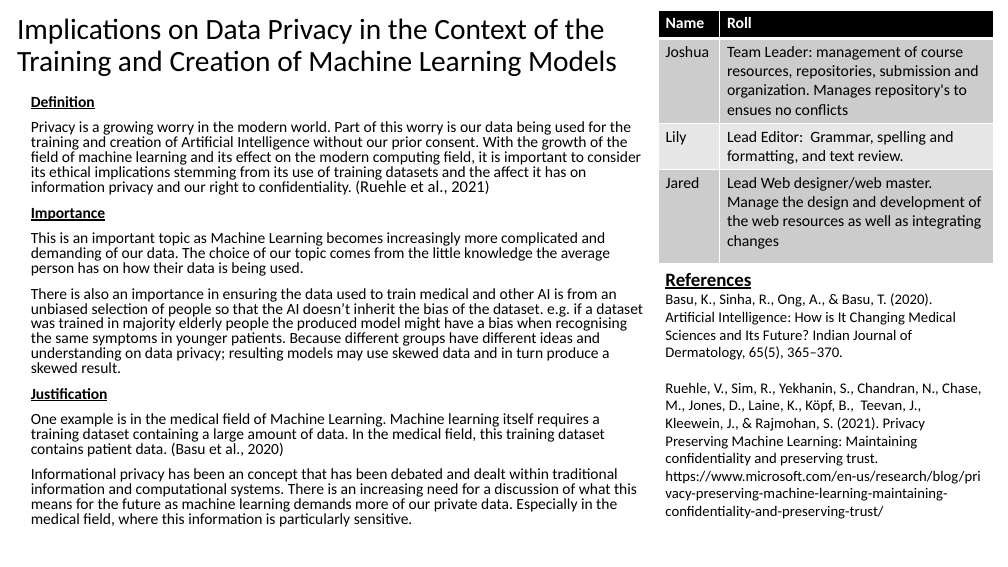
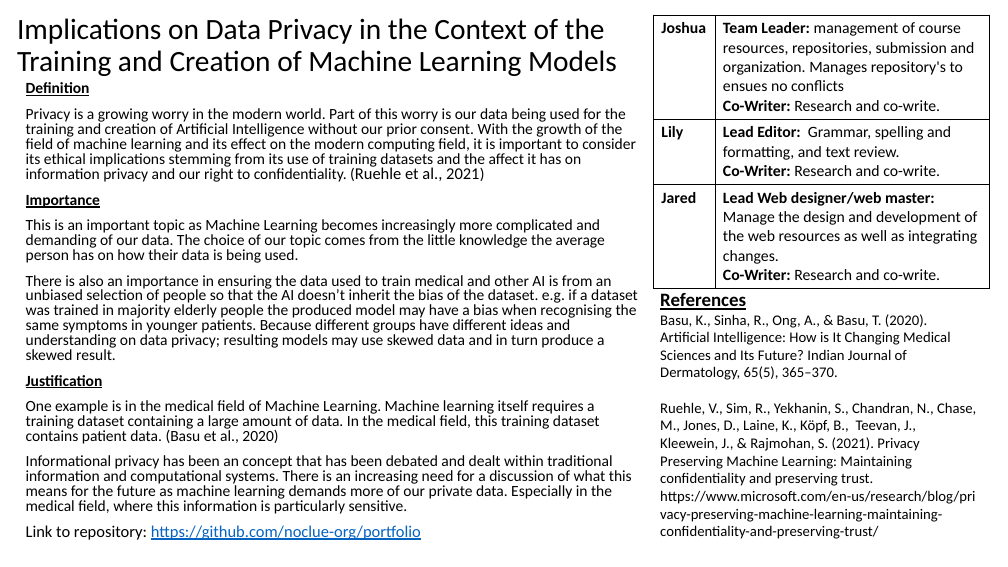
Before and after one commit to noclue-org/portfolio, a slide deck: slide 1 of Comp501_Stage3.pptx (slide 2 before the commit). Drawn at 1008x567 pixels with LibreOffice and Linux fonts; fonts in the diff are those of the drawing. Boxes give left, top, right and bottom in pixels: in the first picture for what was removed or moved away, otherwise in the second. Text is boxed around its words. In the diff, an @@ line names an element or a change of style, - is before the commit and + after.

```diff
--- a/Comp501_Stage3.pptx
+++ b/Comp501_Stage3.pptx
@@ table at bbox=[654, 15, 990, 284] @@
-row 1: Name | Roll
-row 2: Joshua | Team Leader: management of course resources, repositories, submission and organization. Manages repository's to ensues no conflicts
-row 3: Lily | Lead Editor: Grammar, spelling and formatting, and text review.
-row 4: Jared | Lead Web designer/web master. Manage the design and development of the web resources as well as integrating changes
+row 1: Joshua | Team Leader: management of course resources, repositories, submission and organization. Manages repository's to ensues no conflicts / Co-Writer: Research and co-write.
+row 2: Lily | Lead Editor: Grammar, spelling and formatting, and text review. / Co-Writer: Research and co-write.
+row 3: Jared | Lead Web designer/web master: Manage the design and development of the web resources as well as integrating changes. / Co-Writer: Research and co-write.
@@ table: place and size @@
-table at bbox=[658, 10, 994, 262]
+table at bbox=[654, 15, 990, 284]
@@ text "Definition": place and size @@
-text "Definition" at bbox=[31, 96, 643, 527]
+text "Definition" at bbox=[26, 82, 638, 540]
@@ text at bbox=[26, 275, 638, 360]: text changed @@
-There is also an importance in ensuring the data used to train medical and other AI is from an unbiased selection of people so that the AI doesn’t inherit the bias of the dataset. e.g. if a dataset was trained in majority elderly people the produced model might have a bias when recognising the same symptoms in younger patients. Because different groups have different ideas and understanding on data privacy; resulting models may use skewed data and in turn produce a skewed result.
+There is also an importance in ensuring the data used to train medical and other AI is from an unbiased selection of people so that the AI doesn’t inherit the bias of the dataset. e.g. if a dataset was trained in majority elderly people the produced model may have a bias when recognising the same symptoms in younger patients. Because different groups have different ideas and understanding on data privacy; resulting models may use skewed data and in turn produce a skewed result.
@@ text "References Basu, K., Sinha, R., ...": place and size @@
-text "References Basu, K., Sinha, R., ..." at bbox=[665, 273, 981, 519]
+text "References Basu, K., Sinha, R., ..." at bbox=[660, 293, 976, 539]
@@ text at bbox=[26, 525, 421, 540]: paragraph added @@
+Link to repository: https://github.com/noclue-org/portfolio
```
Also in this commit, not shown: 1 slide removed.
